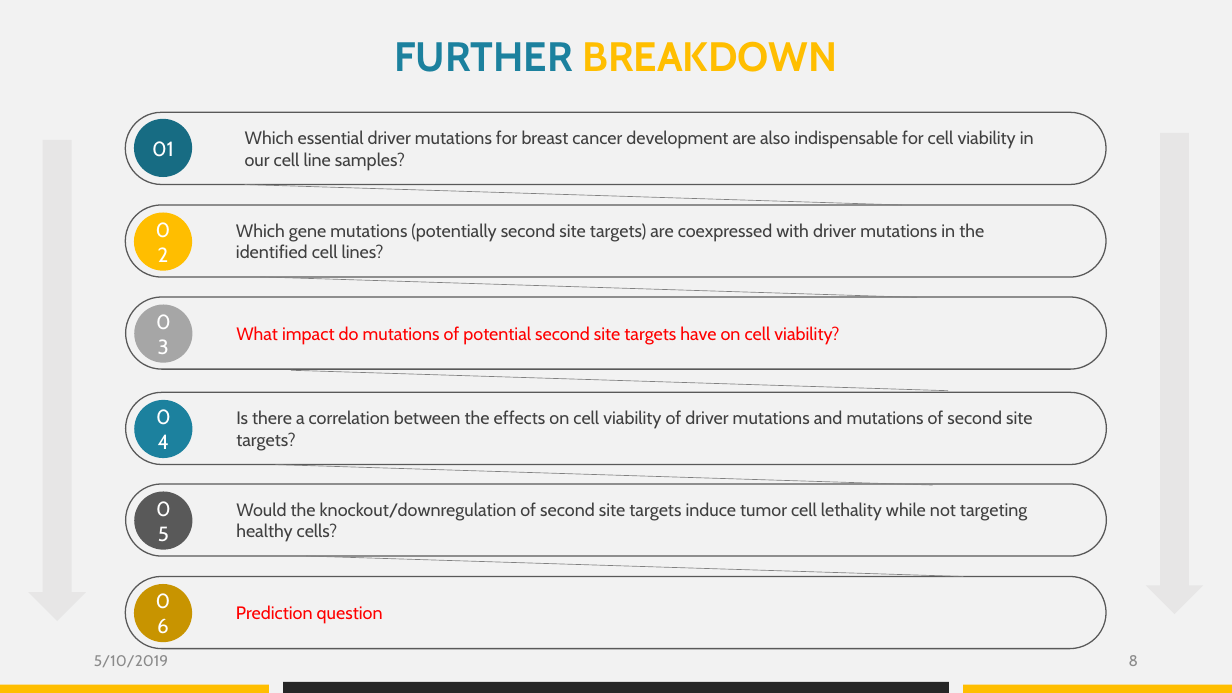
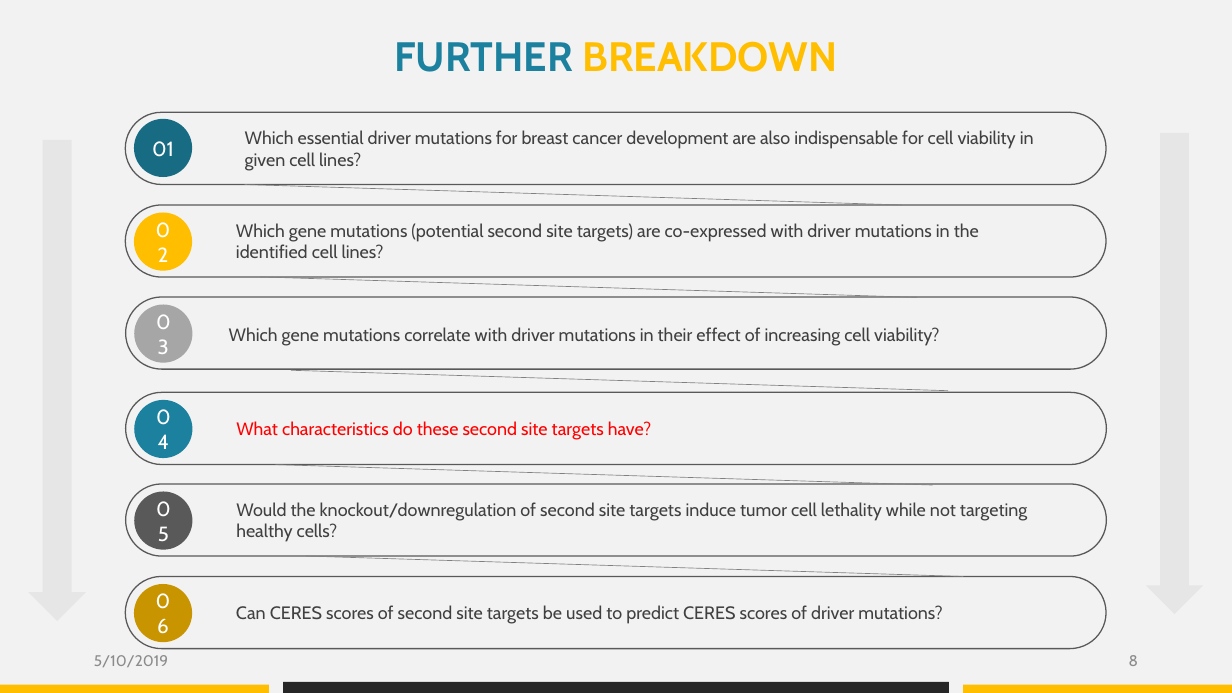
Before and after one commit to datascience-mobi/group-04-project-1-4, a slide deck: slide 8 of Folien Elias.pptx. Drawn at 1232x693 pixels with LibreOffice and Linux fonts; fonts in the diff are those of the drawing. Boxes give left, top, right and bottom in pixels: in the first picture for what was removed or moved away, otherwise in the second. Text is boxed around its words. In the diff, an @@ line names an element or a change of style, - is before the commit and + after.

```diff
--- a/Folien Elias.pptx
+++ b/Folien Elias.pptx
@@ text at [245, 130, 1034, 171]: text changed @@
-Which essential driver mutations for breast cancer development are also indispensable for cell viability in our cell line samples?
+Which essential driver mutations for breast cancer development are also indispensable for cell viability in given cell lines?
@@ text at [236, 223, 979, 258]: text changed @@
-Which gene mutations (potentially second site targets) are coexpressed with driver mutations in the identified cell lines?
+Which gene mutations (potential second site targets) are co-expressed with driver mutations in the identified cell lines?
@@ text added at [229, 327, 939, 346], 14 pt, text #404040 @@
+Which gene mutations correlate with driver mutations in their effect of increasing cell viability?
@@ text removed at [236, 410, 1032, 451] @@
-Is there a correlation between the effects on cell viability of driver mutations and mutations of second site targets?
@@ text at [236, 421, 651, 440]: text changed @@
-What impact do mutations of potential second site targets have on cell viability?
+What characteristics do these second site targets have?
@@ text at [236, 605, 942, 624]: text changed; text colour #FF0000 to #404040 @@
-Prediction question
+Can CERES scores of second site targets be used to predict CERES scores of driver mutations?
```
Also in this commit, not shown: 2 other slides changed, 1 other file.
